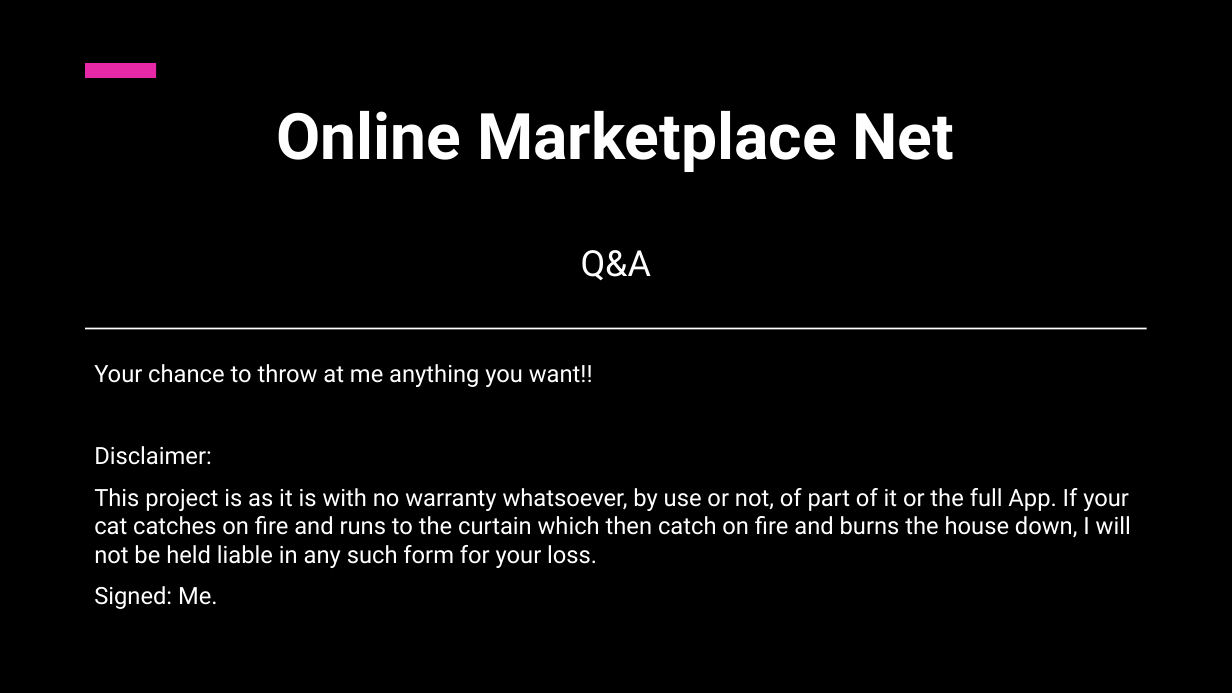
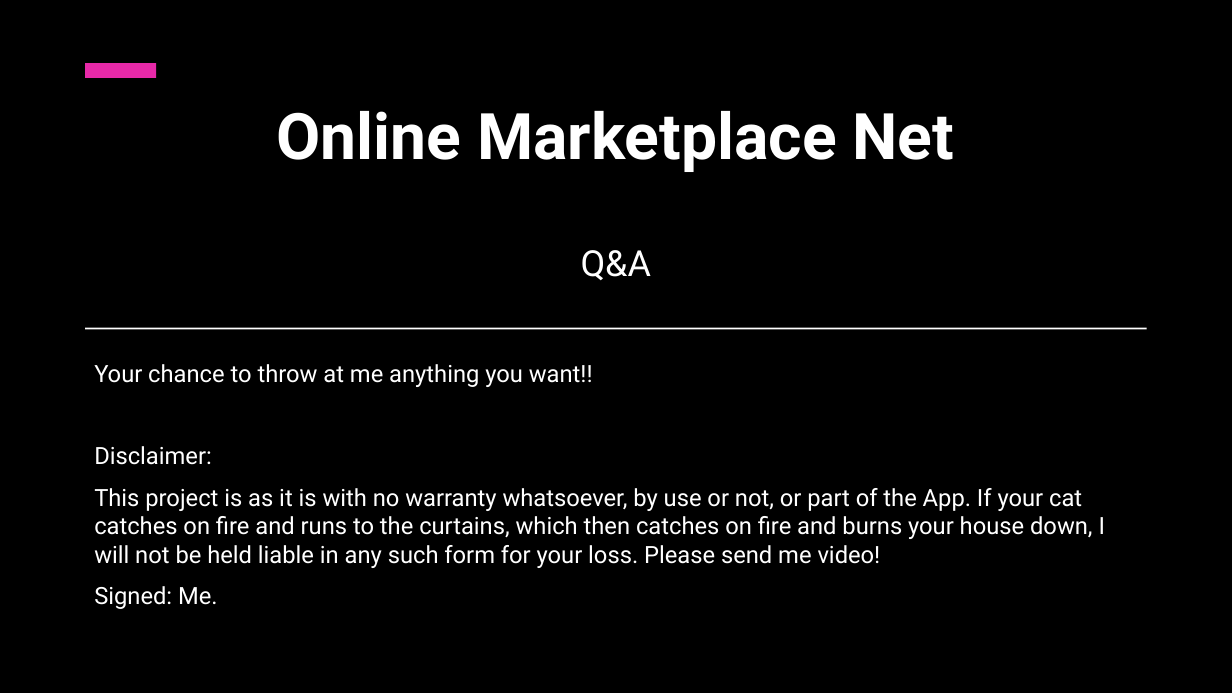
Before and after one commit to johnnyboysydney/Online_Marketplace_Net, a slide deck: slide 14 of Assets/Online Marketplace Net.pptx (slide 11 before the commit). Drawn at 1232x693 pixels with LibreOffice and Linux fonts; fonts in the diff are those of the drawing; background and template pictures are left out. Boxes give left, top, right and bottom in pixels: in the first picture for what was removed or moved away, otherwise in the second. Text is boxed around its words. In the diff, an @@ line names an element or a change of style, - is before the commit and + after.

```diff
--- a/Assets/Online Marketplace Net.pptx
+++ b/Assets/Online Marketplace Net.pptx
@@ text at (94,488,1105,568): text changed @@
-This project is as it is with no warranty whatsoever, by use or not, of part of it or the full App. If your cat catches on fire and runs to the curtain which then catch on fire and burns the house down, I will not be held liable in any such form for your loss.
+This project is as it is with no warranty whatsoever, by use or not, or part of the App. If your cat catches on fire and runs to the curtains, which then catches on fire and burns your house down, I will not be held liable in any such form for your loss. Please send me video!
```
Also in this commit, not shown: 7 other slides changed, 3 slides added, 1 other file.
